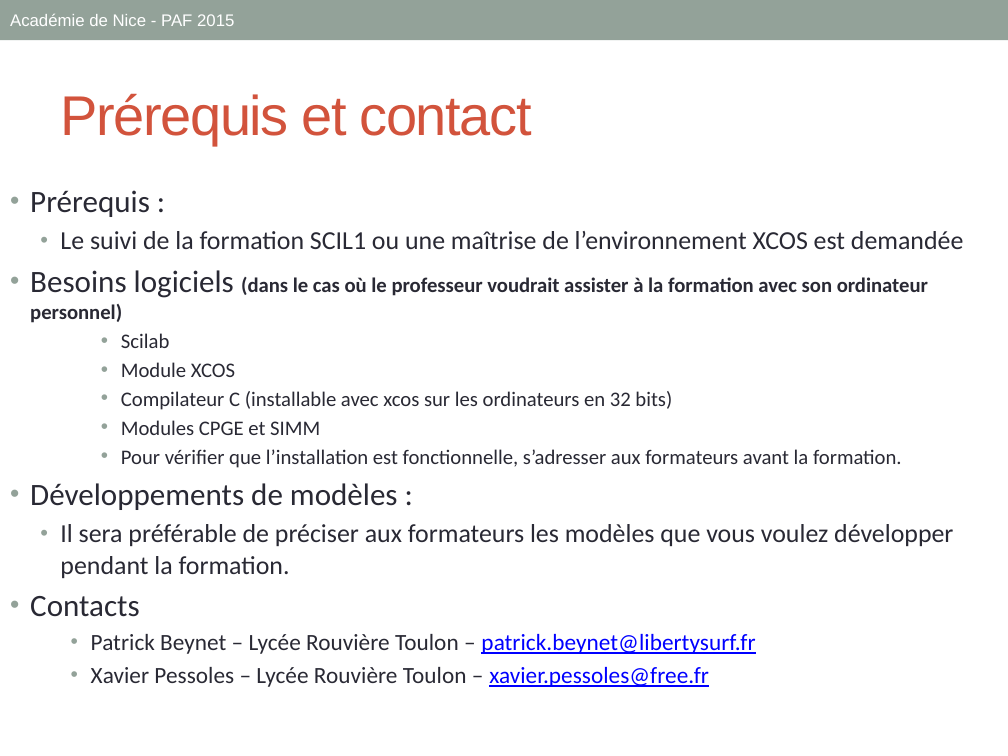
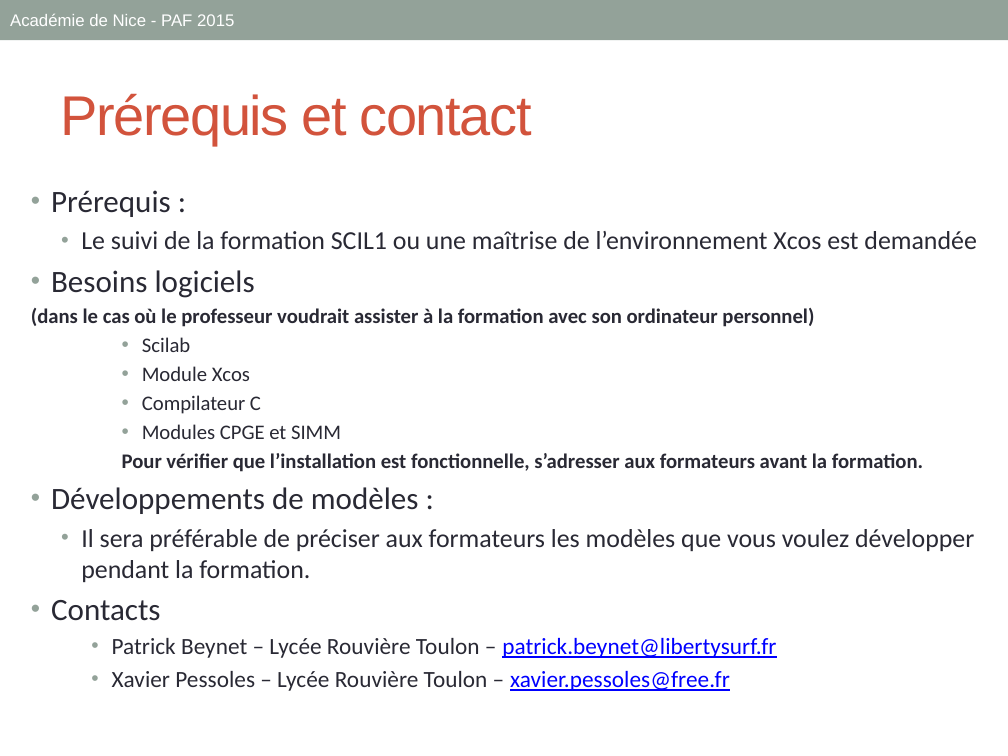
Before and after one commit to xpessoles/Formations, a slide deck: slide 4 of 01_ModelisationMultiphysique/Administratif/SCIL2_PPT.pptx (slide 3 before the commit). Drawn at 1008x756 pixels with LibreOffice and Linux fonts; fonts in the diff are those of the drawing. Boxes give left, top, right and bottom in pixels: in the first picture for what was removed or moved away, otherwise in the second. Text is boxed around its words. In the diff, an @@ line names an element or a change of style, - is before the commit and + after.

```diff
--- a/01_ModelisationMultiphysique/Administratif/SCIL2_PPT.pptx
+++ b/01_ModelisationMultiphysique/Administratif/SCIL2_PPT.pptx
@@ text at (31, 231, 976, 327): text changed @@
-  • Le suivi de la formation SCIL1 ou une maîtrise de l’environnement XCOS est demandée
-• Besoins logiciels (dans le cas où le professeur voudrait assister à la formation avec son ordinateur personnel)
+  • Le suivi de la formation SCIL1 ou une maîtrise de l’environnement Xcos est demandée
+• Besoins logiciels
+(dans le cas où le professeur voudrait assister à la formation avec son ordinateur personnel)
@@ text at (142, 366, 261, 414): text changed @@
-      • Module XCOS
-      • Compilateur C (installable avec xcos sur les ordinateurs en 32 bits)
+      • Module Xcos
+      • Compilateur C
@@ text at (122, 453, 923, 472): bold on in "Pour vérifier que l’installation est fonctionnelle, s’adress ..."; bullet • to none @@
```
Also in this commit, not shown: 2 other slides changed, 1 slide added, 12 other files.
